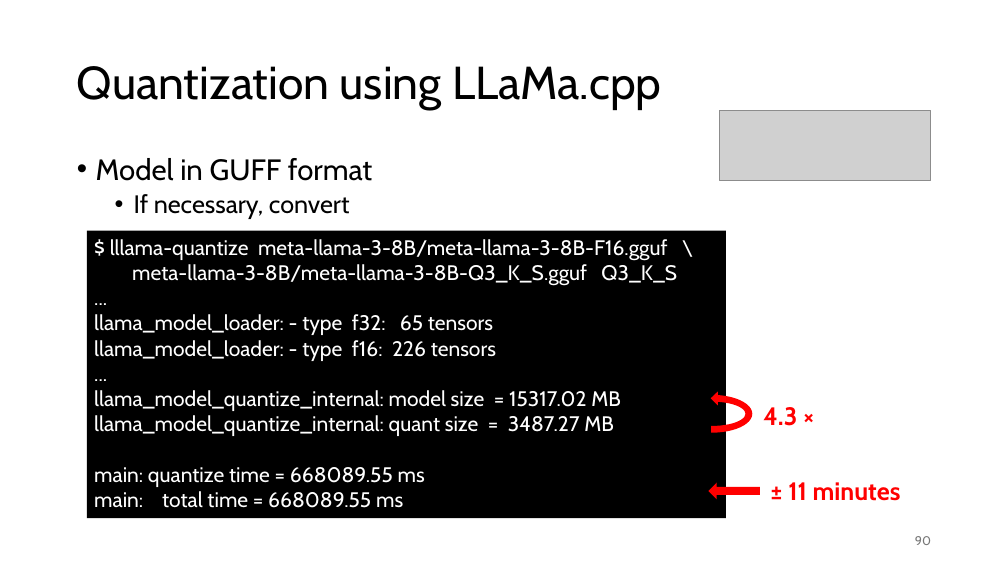
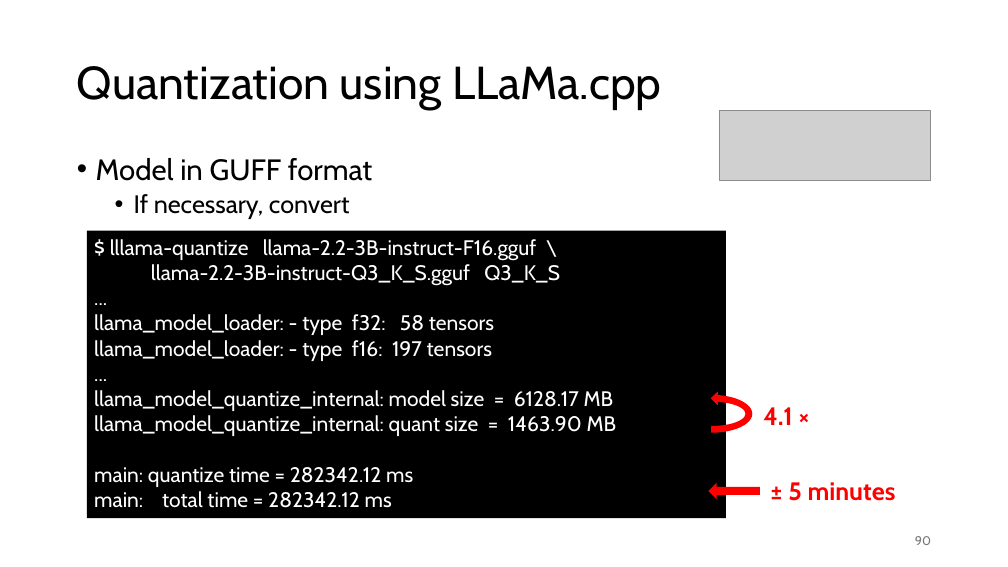
Before and after one commit to gjbex/Deploying-LLMs-locally, a slide deck: slide 90 of local_LLMs.pptx. Drawn at 1008x567 pixels with LibreOffice and Linux fonts; fonts in the diff are those of the drawing; grey boxes stand for pictures. Boxes give left, top, right and bottom in pixels: in the first picture for what was removed or moved away, otherwise in the second. Text is boxed around its words. In the diff, an @@ line names an element or a change of style, - is before the commit and + after.

```diff
--- a/local_LLMs.pptx
+++ b/local_LLMs.pptx
@@ text in rectangle at (110, 239, 560, 286): text changed @@
-$ lllama-quantize meta-llama-3-8B/meta-llama-3-8B-F16.gguf \
-meta-llama-3-8B/meta-llama-3-8B-Q3_K_S.gguf Q3_K_S
+$ lllama-quantize llama-2.2-3B-instruct-F16.gguf \
+llama-2.2-3B-instruct-Q3_K_S.gguf Q3_K_S
@@ text in rectangle at (94, 314, 494, 361): text changed @@
-llama_model_loader: - type f32: 65 tensors
-llama_model_loader: - type f16: 226 tensors
+llama_model_loader: - type f32: 58 tensors
+llama_model_loader: - type f16: 197 tensors
@@ text in rectangle at (94, 390, 617, 508): text changed @@
-llama_model_quantize_internal: model size = 15317.02 MB
-llama_model_quantize_internal: quant size = 3487.27 MB
-main: quantize time = 668089.55 ms
-main: total time = 668089.55 ms
+llama_model_quantize_internal: model size = 6128.17 MB
+llama_model_quantize_internal: quant size = 1463.90 MB
+main: quantize time = 282342.12 ms
+main: total time = 282342.12 ms
@@ text at (763, 407, 792, 425): text changed @@
-4.3 ×
+4.1 ×
@@ text at (788, 482, 896, 501): text changed @@
-± 11 minutes
+± 5 minutes
```
Also in this commit, not shown: 1 other slide changed, 4 slides added.
